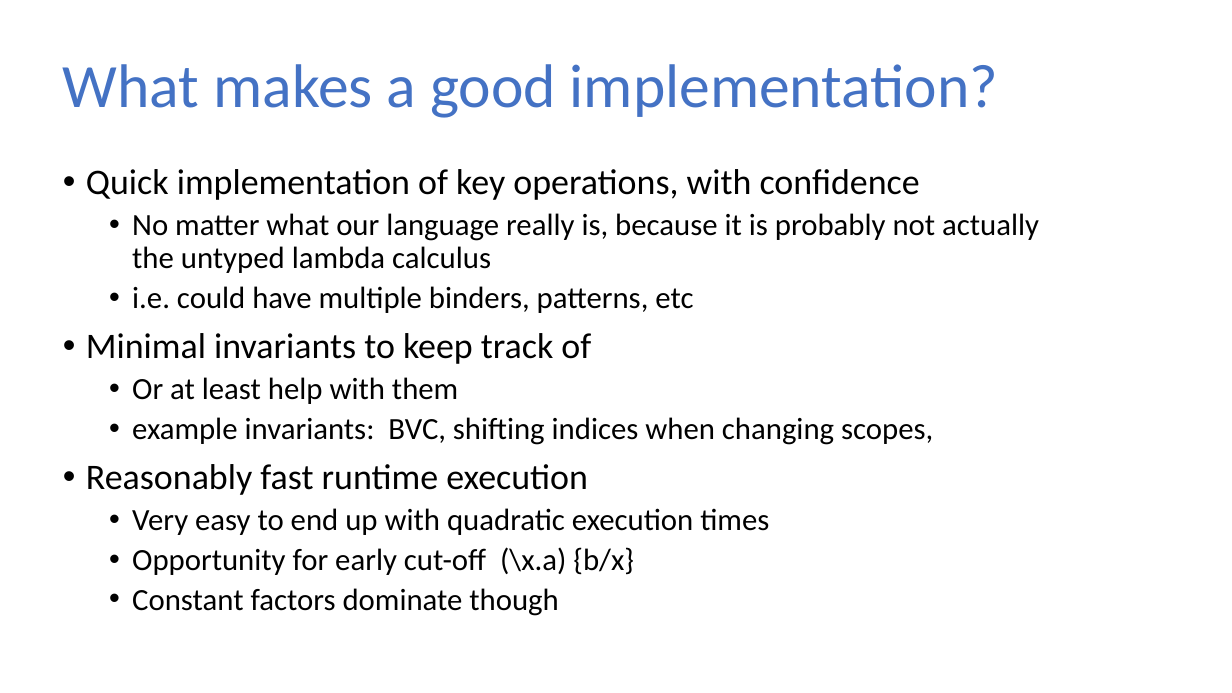
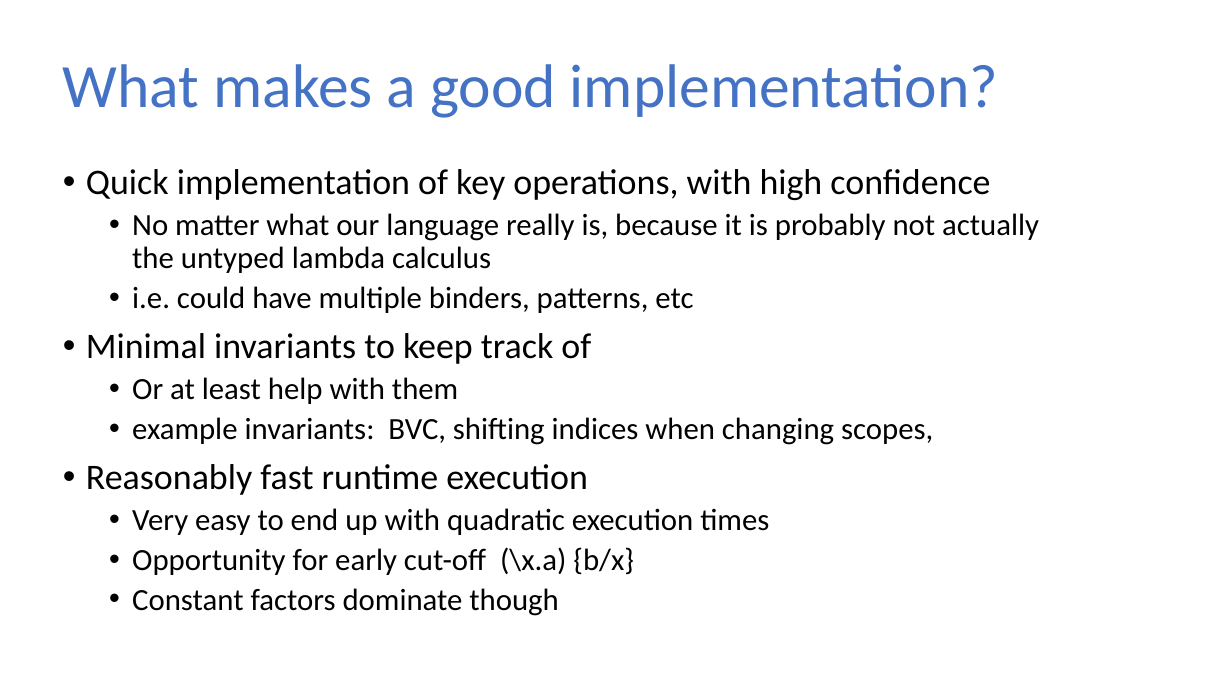
Before and after one commit to sweirich/lambda-n-ways, a slide deck: slide 5 of plclub-2021.pptx. Drawn at 1232x693 pixels with LibreOffice and Linux fonts; fonts in the diff are those of the drawing. Boxes give left, top, right and bottom in pixels: in the first picture for what was removed or moved away, otherwise in the second. Text is boxed around its words. In the diff, an @@ line names an element or a change of style, - is before the commit and + after.

```diff
--- a/plclub-2021.pptx
+++ b/plclub-2021.pptx
@@ text at <box>86,169,990,200</box>: text changed @@
-• Quick implementation of key operations, with confidence
+• Quick implementation of key operations, with high confidence
```
Also in this commit, not shown: 1 other slide changed, 10 other files.
